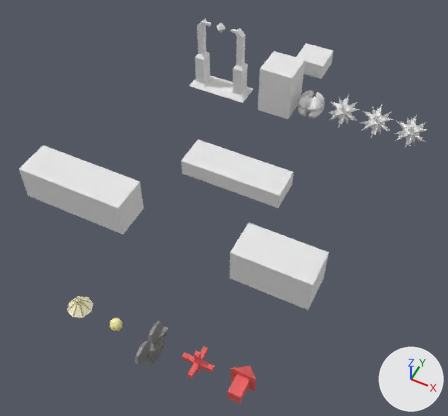
The Blender file etc/blend/Objects.blend: old version first, new version second.
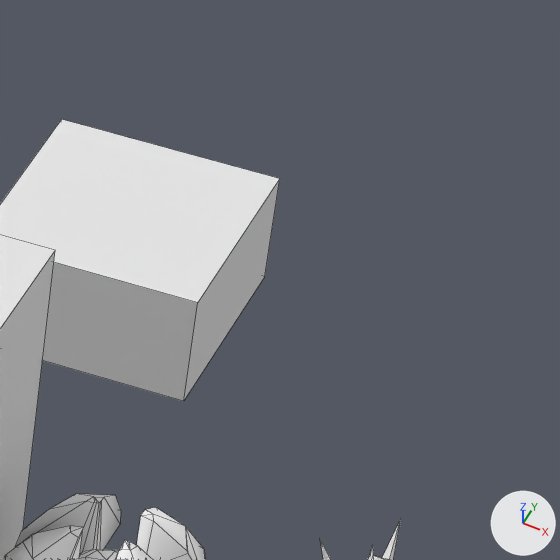
The first picture shows the older version from a 50 mm lens placed at (4.74, -12.78, 12.16), pointed at (-0.94, -1.43, -2.03). The close-ups show both versions on the part from 67% to 82% of the width and 7% to 24% of the height of that picture; other places that the commit changed are outside them. Lighting does not change. The marker at lower right points along +X, +Y and +Z. The close-ups show mesh edges as thin lines. Objects named as collision shapes, trigger or cutter boxes, shadow casters or lower levels of detail are left out.

Objects in the first close-up: 'Crate', 'Player', 'Template_Pad'.
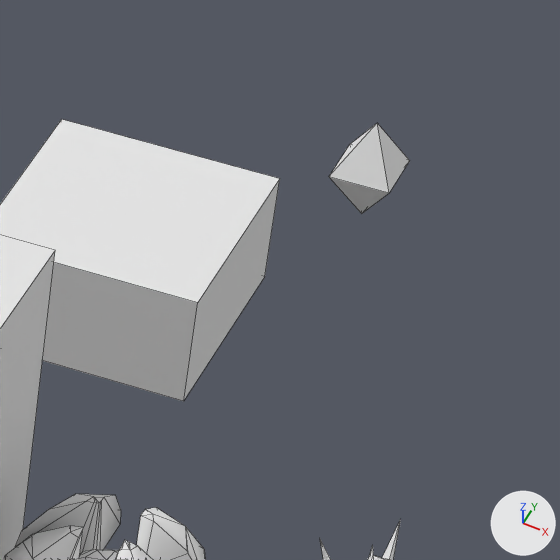
What differs and where, as boxes [x1, y1, x2, y2] in the close-ups (560 x 560 px):
'Template_Key', added: after [329, 123, 410, 214]

Diff of the bpy script that builds the scene:
```diff
--- a/etc/blend/Objects.blend.py
+++ b/etc/blend/Objects.blend.py
@@ me_template_key @@
+me_template_key.from_pydata([(0.13, 0.13, 0.0), (0.13, -0.13, 0.0), (-0.13, -0.13, 0.0), (-0.13, 0.13, 0.0), (0.0, 0.0, 0.218), (0.0, 0.0, -0.218)], [], [(2, 4, 3), (4, 0, 3), (0, 4, 1), (1, 4, 2), (3, 5, 2), (0, 5, 3), (5, 0, 1), (2, 5, 1)])
+me_template_key.materials.append(mat_bomb)  # its picture is missing
@@ ob_template_key @@
+ob_template_key = bpy.data.objects.new('Template_Key', me_template_key)
+ob_template_key.location = (0.5, 4.5, 0.5)
```
